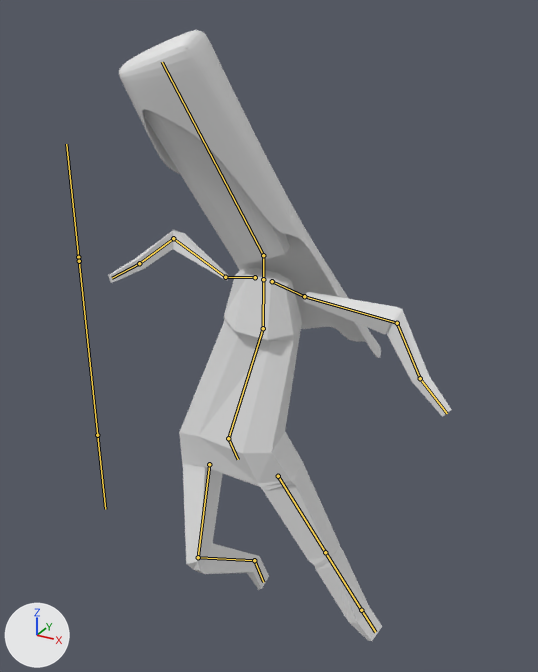
One commit to the Blender file Cubes 3D/Assets/Resources/Models/Player/PlayerFemale.blend: the scene before it, then after it.
Camera for both pictures: a 50 mm lens placed at (0.637, -1.295, 1.521), pointed at (-0.08, 0.01, 0.869). Arrows for +X, +Y and +Z are at lower left; the lights stay in place. Both versions are drawn at frame 15 of the action 'seitwärts.R'; the numbers are the values there. The bones that bend it are drawn over the model as lines. Materials are left out; every surface is plain grey.

The first picture shows 'Arm.L', 'Arm.R', 'Hair', 'Koerper', 'Kopf'.
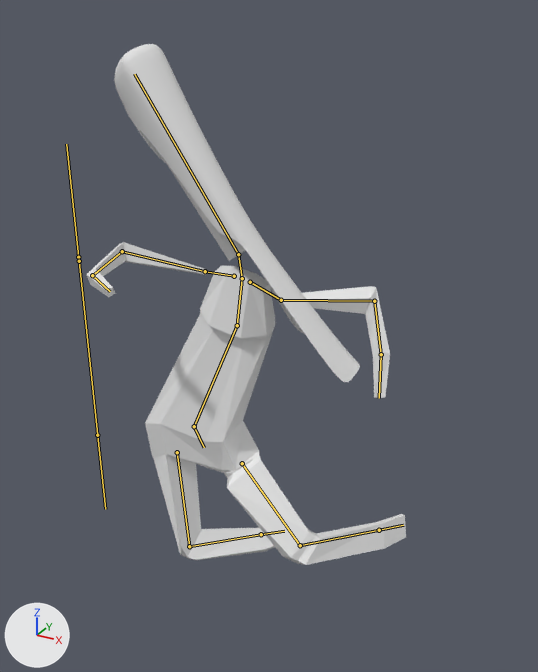
Changed parts and their boxes (x1, y1, x2, y2) in the pictures (538 x 672 px):
'Koerper', posed (28% wider, 20% shorter)
    before: (179, 268, 382, 641)
    after: (145, 266, 406, 565)
'Hair', posed (6% narrower)
    before: (119, 30, 381, 358)
    after: (114, 44, 360, 382)
'Kopf', posed
    before: (143, 47, 290, 265)
    after: (121, 62, 246, 260)
'Arm.L', posed (26% narrower, 10% shorter)
    before: (303, 292, 452, 417)
    after: (280, 286, 390, 398)
'Arm.R', posed
    before: (108, 229, 228, 283)
    after: (86, 242, 206, 297)
bone 'Hüfte', root to tip
    before: (228, 438) to (238, 459)
    after: (194, 426) to (204, 447)
bone 'Bauch', root to tip
    before: (228, 438) to (263, 328)
    after: (194, 426) to (237, 325)
bone 'Hals', root to tip
    before: (263, 279) to (263, 255)
    after: (242, 278) to (238, 254)
bone 'Kopf', root to tip
    before: (263, 255) to (162, 62)
    after: (238, 254) to (134, 74)

Patch to the scene script:
```diff
--- a/Cubes 3D/Assets/Resources/Models/Player/PlayerFemale.blend.py
+++ b/Cubes 3D/Assets/Resources/Models/Player/PlayerFemale.blend.py
@@ bone_knie_l @@
 bone_knie_l = bpy.data.objects['Body-Rig'].pose.bones['Knie.L']  # child of 'Controllbone'
-bone_knie_l.location = (0.0, 0.0, 0.0)
+bone_knie_l.location = (-0.177, -0.203, 0.0)
@@ bone_hand_ik_l @@
 bone_hand_ik_l = bpy.data.objects['Body-Rig'].pose.bones['Hand-IK.L']  # child of 'Controllbone'
-bone_hand_ik_l.location = (0.006, -0.121, 0.054)
-bone_hand_ik_l.rotation_quaternion = (0.977, 0.119, 0.084, 0.157)  # degrees (15, 7, 19)
+bone_hand_ik_l.location = (0.005, -0.211, 0.053)
+bone_hand_ik_l.rotation_quaternion = (0.834, 0.368, 0.215, 0.351)  # degrees (50, 6, 48)
@@ bone_fuss_ik_l @@
 bone_fuss_ik_l = bpy.data.objects['Body-Rig'].pose.bones['Fuss-IK.L']  # child of 'Controllbone'
-bone_fuss_ik_l.location = (-0.026, -0.083, 0.0)
-bone_fuss_ik_l.rotation_quaternion = (0.98, 0.0, 0.0, -0.199)  # degrees (0, 0, -23)
+bone_fuss_ik_l.location = (0.065, -0.329, 0.0)
+bone_fuss_ik_l.rotation_quaternion = (0.775, 0.545, 0.113, -0.299)  # degrees (64, 30, -23)
@@ bone_hüfte @@
 bone_hüfte = bpy.data.objects['Body-Rig'].pose.bones['Hüfte']  # child of 'Controllbone'
-bone_hüfte.location = (-0.172, -0.016, 0.002)
+bone_hüfte.location = (-0.27, -0.02, 0.002)
@@ bone_knie_r @@
 bone_knie_r = bpy.data.objects['Body-Rig'].pose.bones['Knie.R']  # child of 'Controllbone'
-bone_knie_r.location = (0.0, 0.0, 0.0)
+bone_knie_r.location = (-0.137, 0.11, 0.0)
@@ bone_hand_ik_r @@
 bone_hand_ik_r = bpy.data.objects['Body-Rig'].pose.bones['Hand-IK.R']  # child of 'Controllbone'
-bone_hand_ik_r.location = (0.046, -0.073, -0.131)
-bone_hand_ik_r.rotation_quaternion = (0.749, 0.004, 0.0, -0.662)  # degrees (0, 0, -83)
+bone_hand_ik_r.location = (0.16, -0.04, -0.15)
+bone_hand_ik_r.rotation_quaternion = (0.263, 0.114, -0.174, -0.942)  # degrees (23, 7, -147)
@@ bone_fuss_ik_r @@
 bone_fuss_ik_r = bpy.data.objects['Body-Rig'].pose.bones['Fuss-IK.R']  # child of 'Controllbone'
-bone_fuss_ik_r.location = (0.01, -0.112, 0.0)
-bone_fuss_ik_r.rotation_quaternion = (0.948, 0.0, 0.0, -0.319)  # degrees (0, 0, -37)
+bone_fuss_ik_r.location = (0.007, -0.207, 0.0)
+bone_fuss_ik_r.rotation_quaternion = (0.669, 0.433, -0.161, -0.583)  # degrees (53, 17, -74)
@@ bone_bauch @@
 bone_bauch = bpy.data.objects['Body-Rig'].pose.bones['Bauch']
-bone_bauch.rotation_quaternion = (0.991, -0.047, 0.008, -0.125)  # degrees (-5, 0, -14)
+bone_bauch.rotation_quaternion = (0.982, -0.047, 0.012, -0.181)  # degrees (-6, 0, -21)
@@ bone_hals @@
 bone_hals = bpy.data.objects['Body-Rig'].pose.bones['Hals']  # child of 'Brust'
-bone_hals.rotation_quaternion = (0.999, 0.023, 0.006, -0.026)  # degrees (3, 1, -3)
+bone_hals.rotation_quaternion = (0.994, 0.016, 0.029, 0.101)  # degrees (2, 3, 12)
@@ bone_kopf @@
 bone_kopf = bpy.data.objects['Body-Rig'].pose.bones['Kopf']  # child of 'Hals'
-bone_kopf.rotation_quaternion = (0.972, 0.021, 0.051, 0.23)  # degrees (4, 5, 27)
+bone_kopf.rotation_quaternion = (0.888, -0.006, -0.344, 0.305)  # degrees (-16, -37, 43)
```
